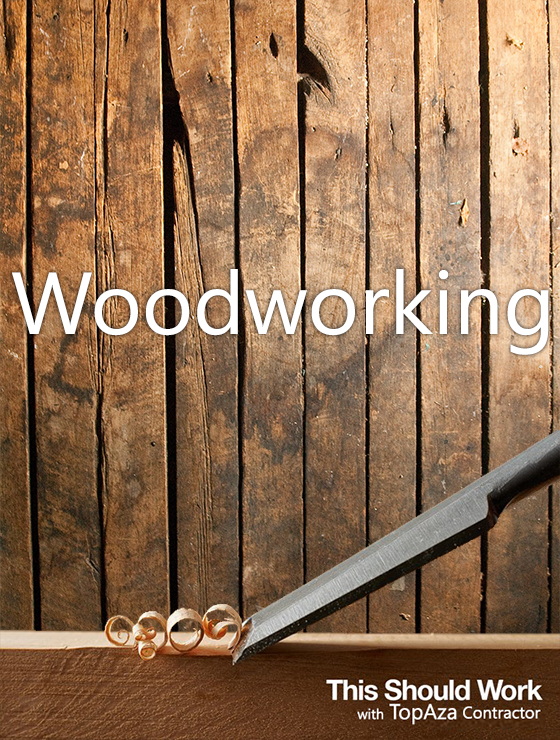
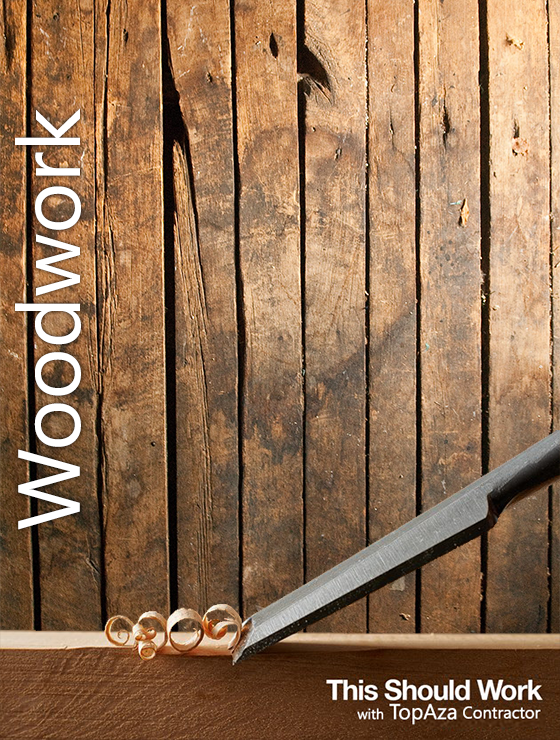
Layer changes from the first 560 × 740 image to the second:
renamed "Woodworking" to "Woodwork", painted on it over (12, 108, 549, 530)
